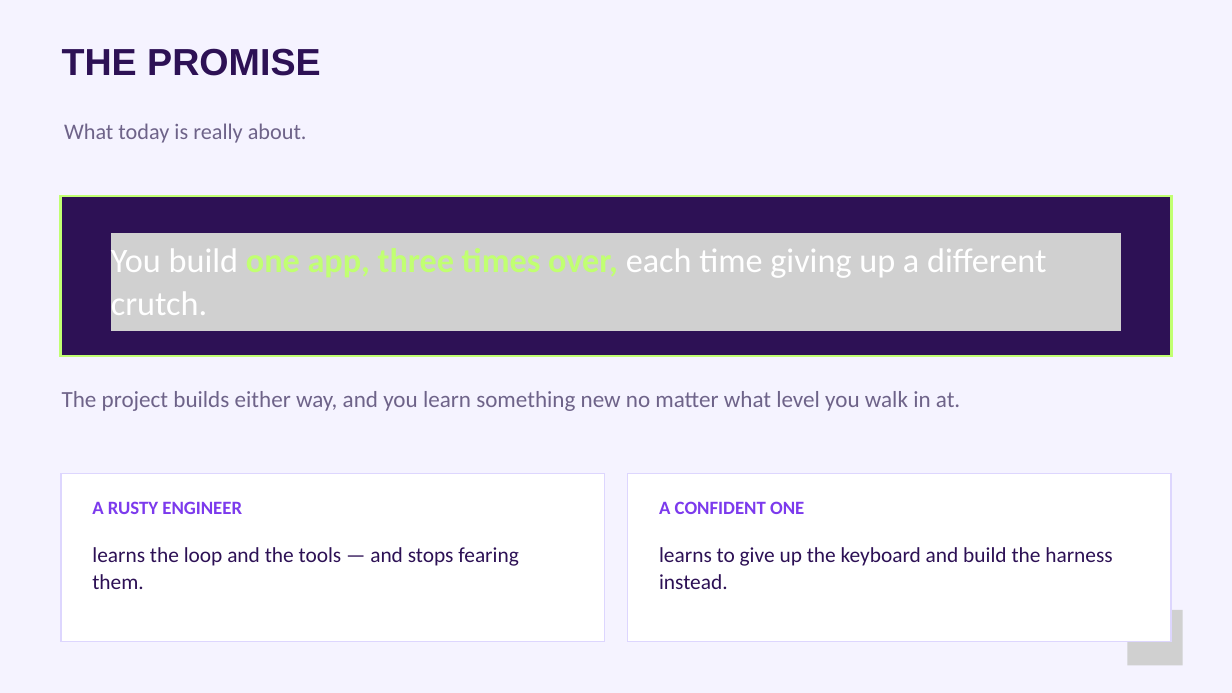
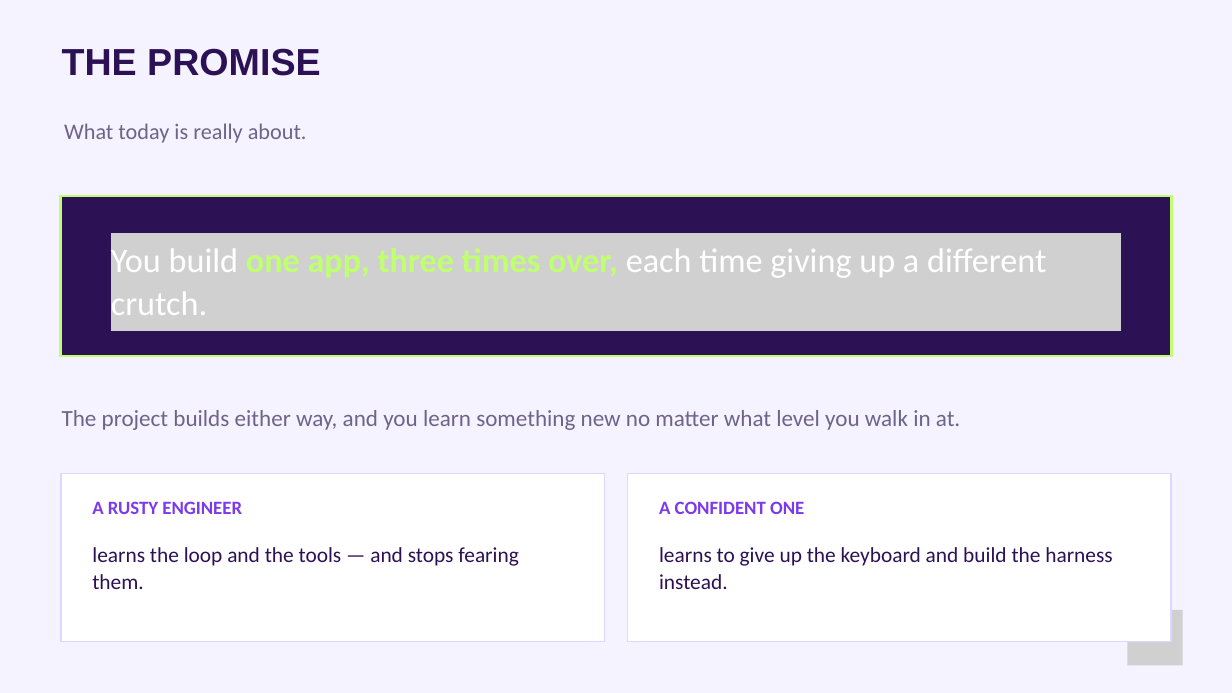
Before and after one commit to paulkeen/tca-habits, a slide deck: slide 6 of docs/Master_Back in the Code.pptx. Drawn at 1232x693 pixels with LibreOffice and Linux fonts; fonts in the diff are those of the drawing; grey boxes stand for pictures. Boxes give left, top, right and bottom in pixels: in the first picture for what was removed or moved away, otherwise in the second. Text is boxed around its words. In the diff, an @@ line names an element or a change of style, - is before the commit and + after.

```diff
--- a/docs/Master_Back in the Code.pptx
+++ b/docs/Master_Back in the Code.pptx
@@ text "The project builds either way, ...": place and size @@
-text "The project builds either way, ..." at <box>62,391,960,411</box>
+text "The project builds either way, ..." at <box>62,410,960,430</box>
@@ text "The project builds either way, ..." at <box>62,410,960,430</box>: vertical alignment top to middle @@
```
Also in this commit, not shown: 4 other slides changed.
